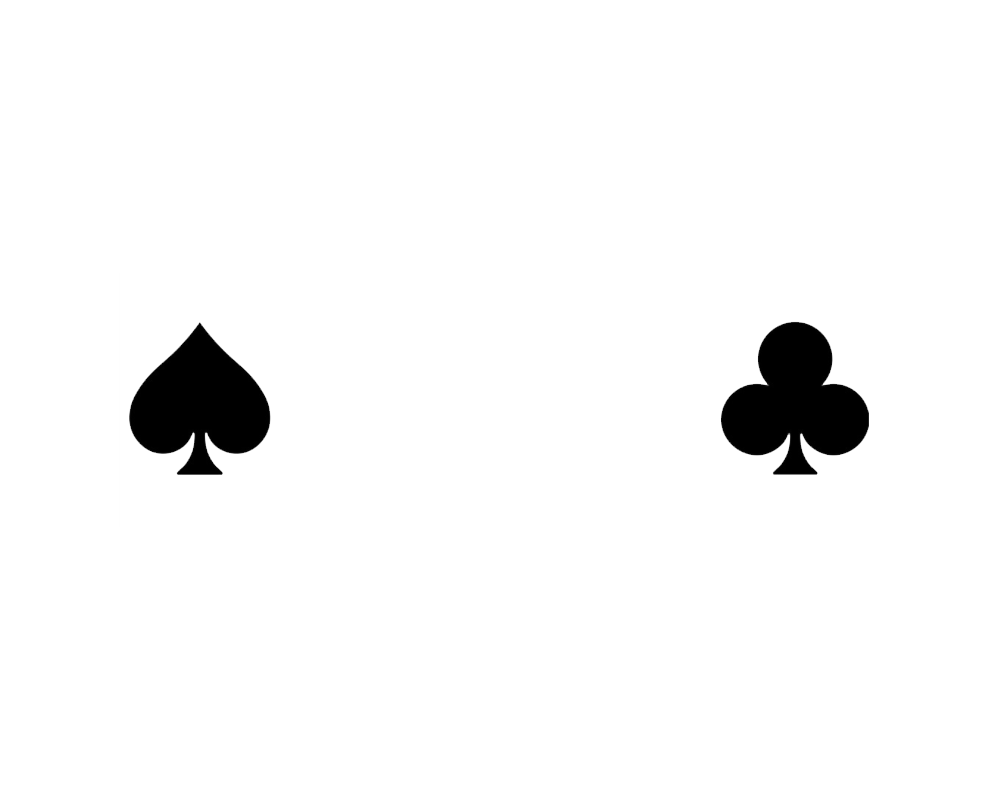
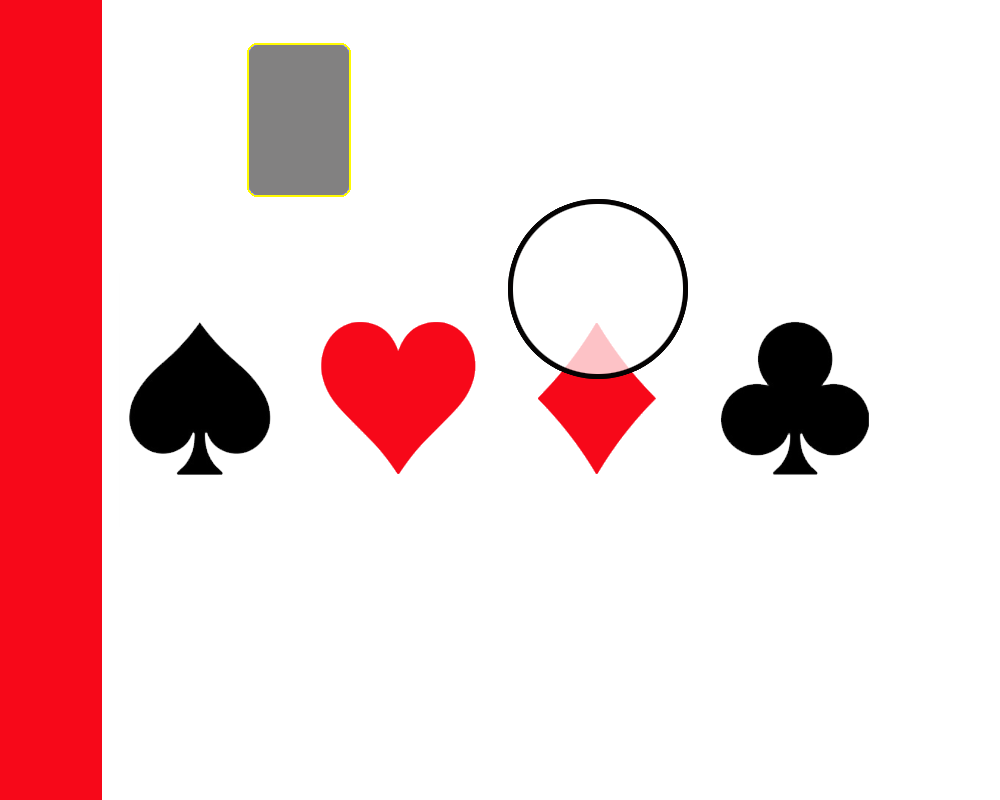
Comparing the layer stacks of the two w=1000, h=800 images. Changes:
added group "slot" with 3 layers above "Group 1" over box(247, 43, 351, 197)
added layer "Layer 7 copy" in group "slot" over box(247, 43, 351, 197)
added group "circle copy" with 1 layers above "circle" over box(508, 199, 688, 379)
added layer "Layer 6" (1st of 2, in "circle copy") in group "circle copy" over box(508, 199, 688, 379)
added group "circle" with 2 layers above "Layer 2" over box(508, 199, 688, 379)
added layer "Layer 6" (2nd of 2, in "circle") (50%) in group "circle" over box(512, 203, 684, 375)
added layer "Layer 5" in group "circle" over box(508, 199, 688, 379)
showed "Layer 2" over box(321, 322, 476, 474)
showed "Layer 3" over box(538, 323, 656, 474)
showed "Layer 1" over box(0, 0, 102, 800)
